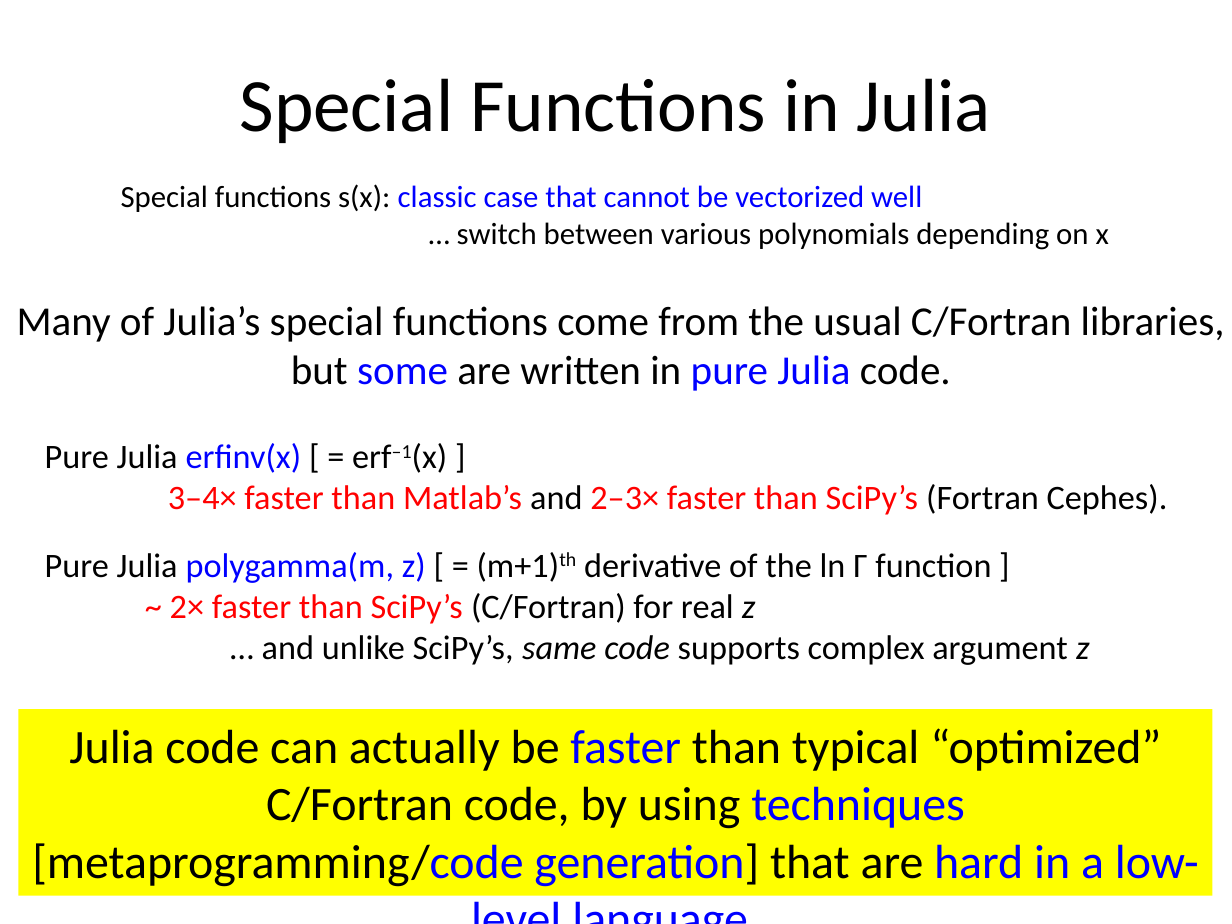
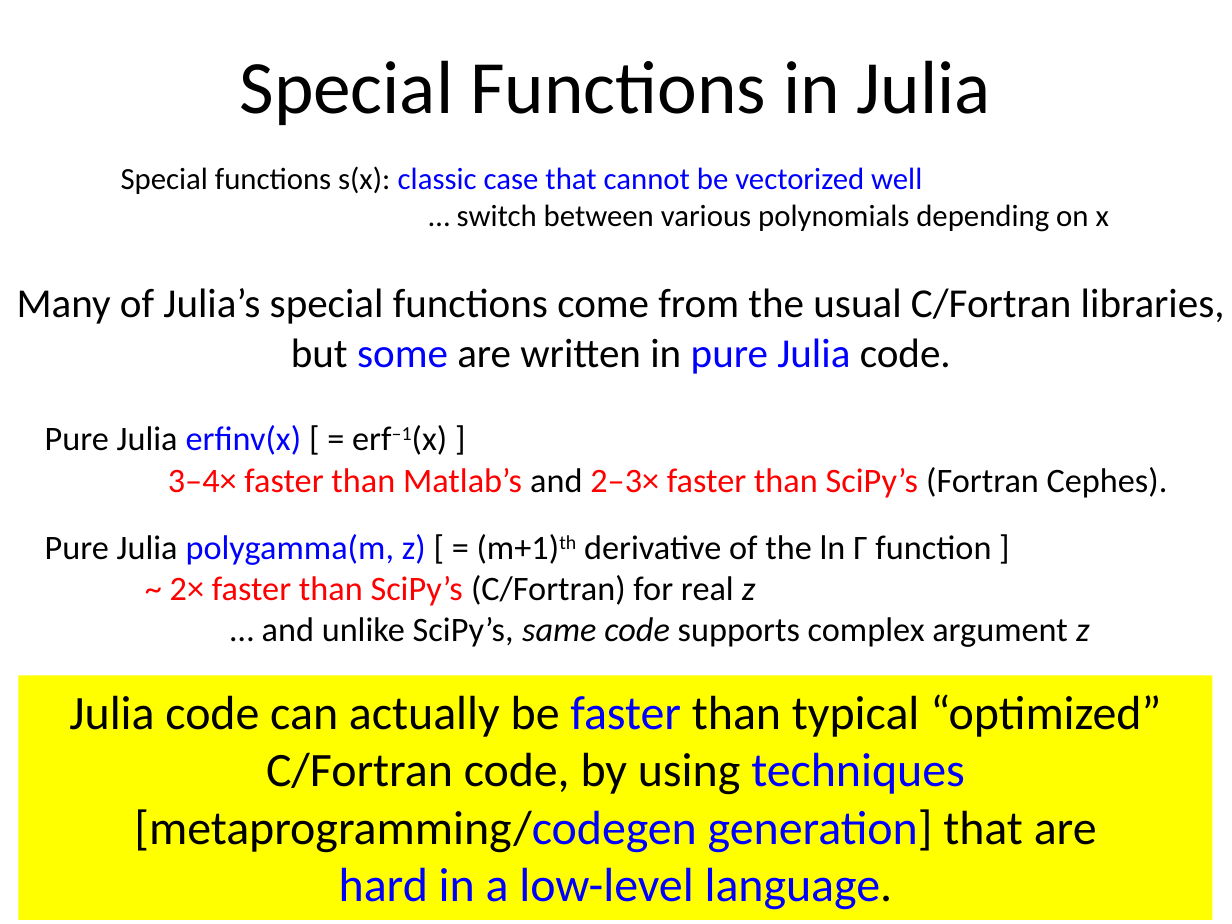
Before and after one commit to mitmath/1806, a slide deck: slide 7 of julia/Julia-intro.pptx. Drawn at 1232x924 pixels with LibreOffice and Linux fonts; fonts in the diff are those of the drawing. Boxes give left, top, right and bottom in pixels: in the first picture for what was removed or moved away, otherwise in the second. Text is boxed around its words. In the diff, an @@ line names an element or a change of style, - is before the commit and + after.

Commit message:
Julia tutorial updates

```diff
--- a/julia/Julia-intro.pptx
+++ b/julia/Julia-intro.pptx
@@ text "Many of Julia’s special functions ...": place and size @@
-text "Many of Julia’s special functions ..." at (17, 306, 1225, 391)
+text "Many of Julia’s special functions ..." at (17, 288, 1225, 374)
@@ 3 texts, 1 title: place and size @@
-3 texts, 1 title at (45, 78, 1168, 665)
+3 texts, 1 title at (45, 60, 1168, 647)
@@ rectangle "Julia code can actually be ...": place and size @@
-rectangle "Julia code can actually be ..." at (18, 710, 1212, 896)
+rectangle "Julia code can actually be ..." at (18, 675, 1212, 920)
@@ text in rectangle at (134, 752, 1097, 910): text changed @@
-C/Fortran code, by using techniques [metaprogramming/code generation] that are hard in a low-level language.
+C/Fortran code, by using techniques [metaprogramming/codegen generation] that are
+hard in a low-level language.
```
Also in this commit, not shown: 3 other slides changed, 2 other files.
